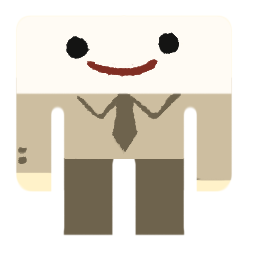
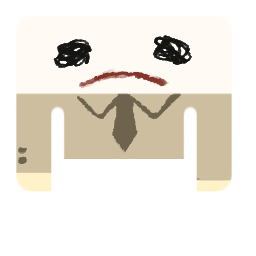
Comparing the layer stacks of the two 256×256 images. Changes:
showed group "4" (1 layers) over [16, 15, 232, 236]
painted on "Group 1 copy 5" (2nd of 7, in "4") over [16, 15, 232, 236]
hid group "1" (3 layers) over [16, 15, 232, 236]
hid "Right", painted on it over [134, 158, 185, 236]
hid "Left", painted on it over [63, 158, 114, 236]
